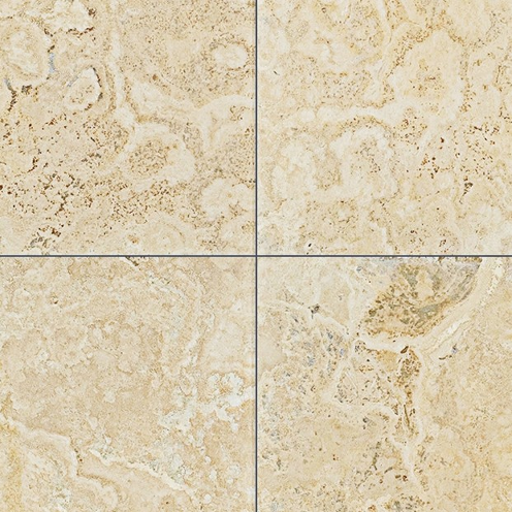
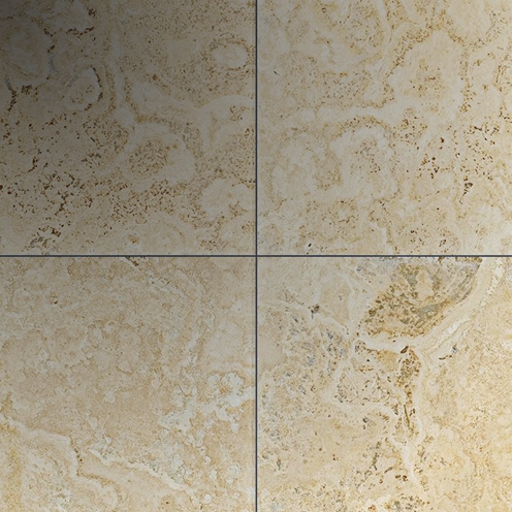
The second w=512, h=512 image is a revision of the first. Changes to its layers:
added layer "Layer" above "Pasted Layer" over [0, 0, 512, 512]
